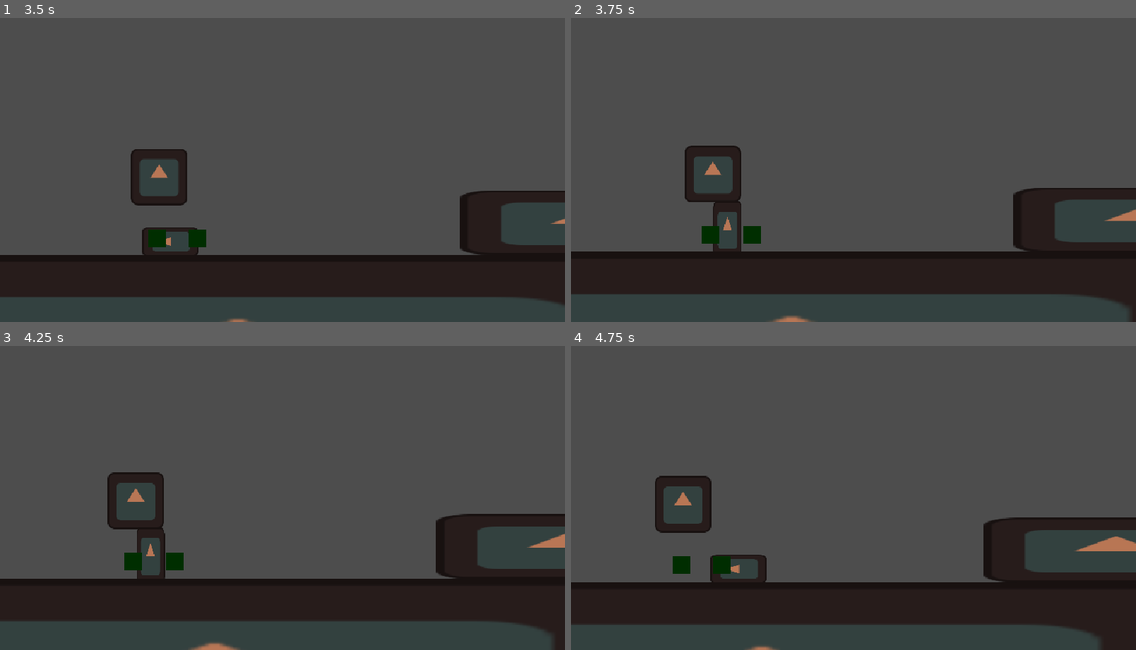
Above: before the commit, frames 1-4 (two rows, left to right).
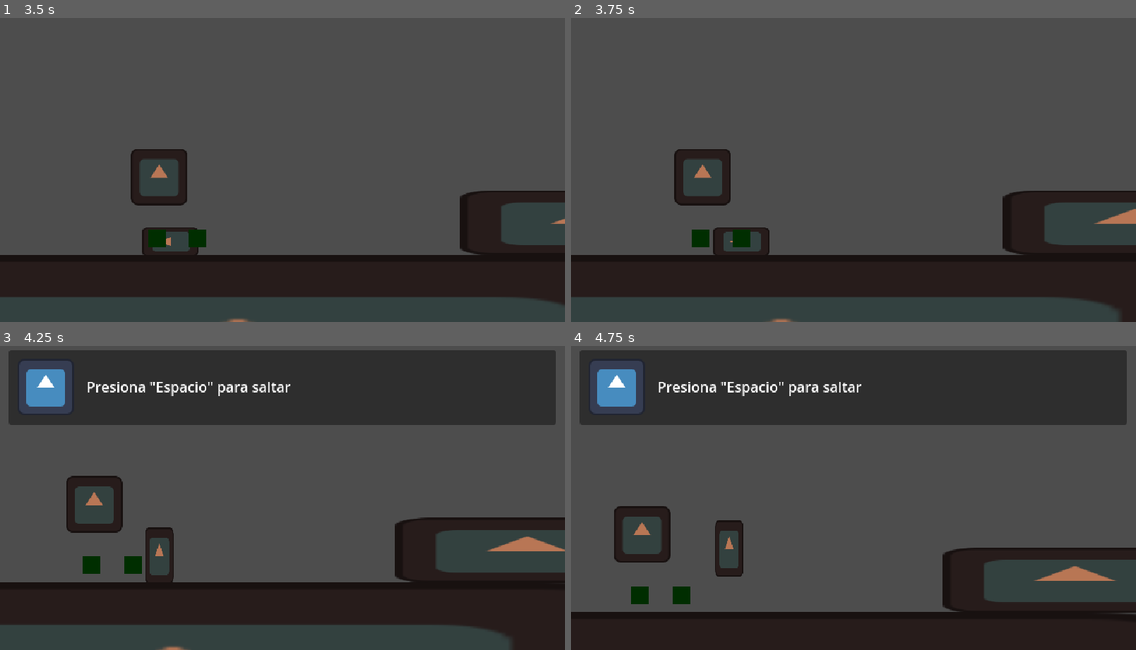
Above: after the commit, the same moments.

Repository: AlfredoCamarena/Protocolo-Ocaso
Game: Godot game, scene res://main/main.tscn
The game is run twice, just before and just after one commit, with the same random seed, the same clock (stepped at 60 frames per second) and the same inputs. The engine's default icon, where the game draws it, is replaced by a stand-in: a white triangle on a blue panel in a dark square.
Inputs:
- Up to frame 1 (3.5 s): tap Enter at 0.5 s; hold S (slide) 0.53-1.28 s; tap Space (jump) at 0.77, 1.52, 3.02 s; tap S (slide) at 1.35, 2, 2.85 s; hold S (slide) 2.03-2.78 s
- Up to frame 2 (3.75 s): hold S (slide) from 3.53 s (still down)
- Up to frame 3 (4.25 s): keep holding S (slide); tap Space (jump) at 3.77 s
- Up to frame 4 (4.75 s): tap Space (jump) at 4.25, 4.52 s; release S (slide) at 4.28 s; tap S (slide) at 4.35 s

Frame 1 is identical in both runs. In frame 2, 5.4% of the frame differs, in the area x 0-100%, y 41-100%; in frame 3, 33%; in frame 4, 49%, in the area x 0-100%, y 1-100%.

Commit message:
Evita que el player salga de slide si no hay espacio suficiente

Diff:
--- a/player/player.gd
+++ b/player/player.gd
@@ -7,6 +7,7 @@
 @export var climb_speed := -400.0
 
 @onready var ray_cast_front_low := $RayCastFrontLow as RayCast2D
+@onready var ray_cast_top_left := $RayCastTopLeft as RayCast2D
 @onready var health_cmp := $HealthCMP as HealthCMP
 
 var running_speed: float
--- a/player/player.tscn
+++ b/player/player.tscn
@@ -49,6 +49,11 @@
 rotation = -1.5707964
 target_position = Vector2(-1.4305115e-06, 32)
 
+[node name="RayCastTopLeft" type="RayCast2D" parent="."]
+position = Vector2(-34, -64)
+rotation = 3.1415927
+target_position = Vector2(5.5950577e-06, 64)
+
 [node name="Camera2D" type="Camera2D" parent="."]
 offset = Vector2(300, -200)
 zoom = Vector2(0.5, 0.5)
--- a/player/states_transitions/sliding_state.gd
+++ b/player/states_transitions/sliding_state.gd
@@ -2,7 +2,30 @@
 
 @export var slide_duration := 1.5 #Temporal, probablemente lo mueva al padre cuando tenga animaciones
 
+var timer_timeout: bool
+var can_standup: bool
+
+func _flags_to_false() -> void:
+	timer_timeout = false
+	can_standup = false
+
 func start():
 	super.start()
+
+	_flags_to_false()
 	get_tree().create_timer(slide_duration).timeout.connect(func():
-		state_transition_requested.emit(states[Player.State.RUNNING]))
+		timer_timeout = true)
+
+
+func end():
+	super.end()
+
+	_flags_to_false()
+
+
+func on_physics_process(delta: float) -> void:
+	super.on_physics_process(delta)
+
+	can_standup = !player.ray_cast_top_left.is_colliding()
+	if timer_timeout and can_standup:
+		state_transition_requested.emit(states[Player.State.RUNNING])
